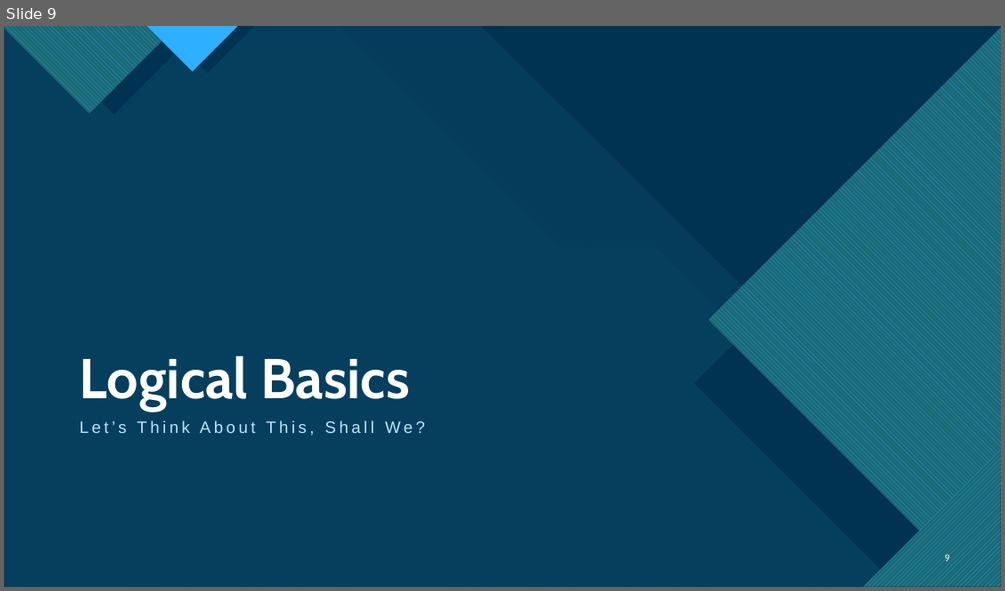
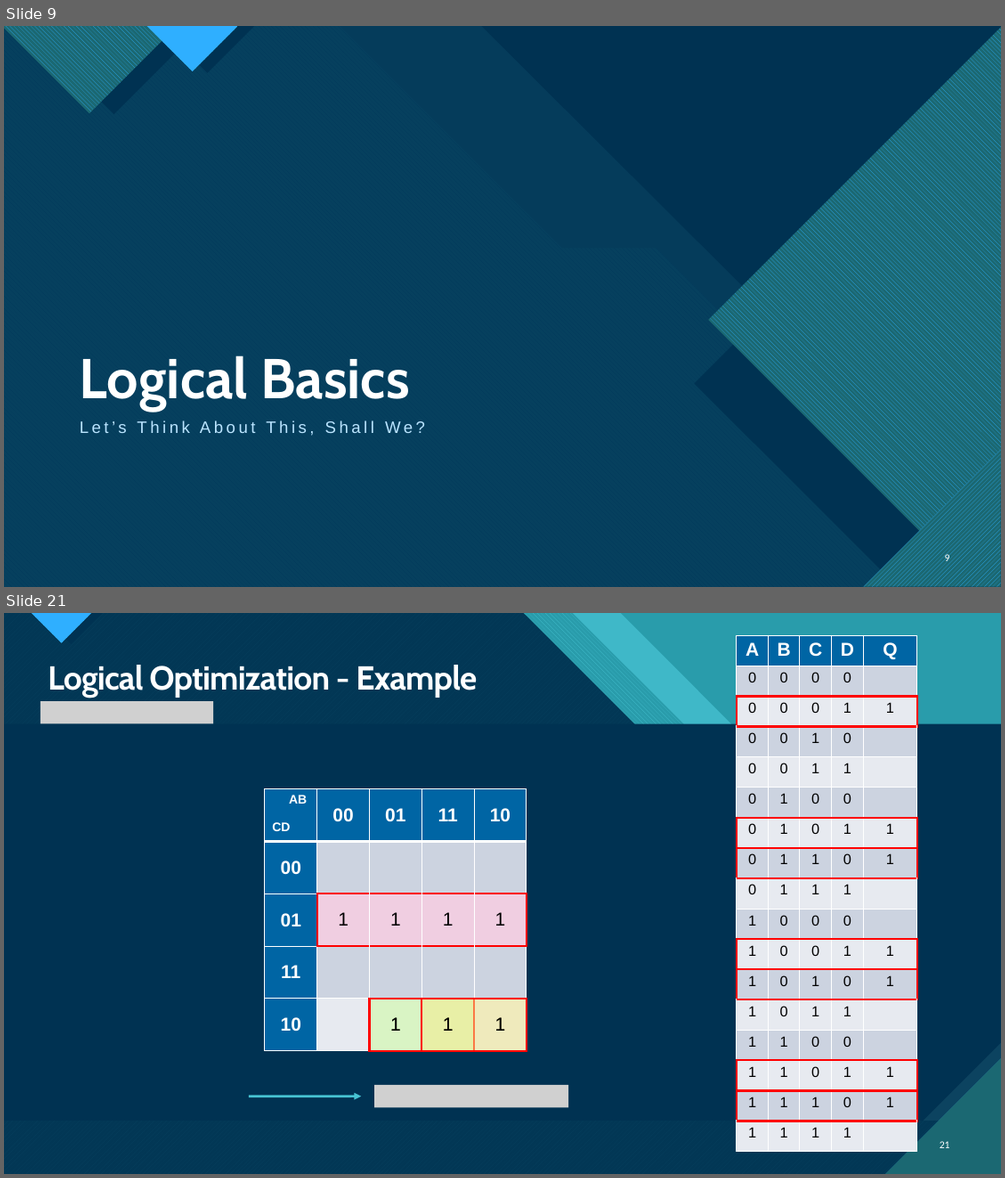
Before and after one commit to Legohead259/OCE4531-Material, a slide deck: presentations/1 - Binary Basics and Boolean Algebra.pptx. Shown one above the other, each under a label of ours: slide 9 before the commit, slides 9 and 21 after it; the slides between them are not shown. The pictures are 1005x591 and 1005x1178 pixels, drawn with LibreOffice and Linux fonts; fonts in the diff are those of the drawing; grey boxes stand for pictures. Boxes give left, top, right and bottom in pixels: in the first picture for what was removed or moved away, otherwise in the second. Text is boxed around its words. In the diff, an @@ line names an element or a change of style, - is before the commit and + after.

```diff
--- a/presentations/1 - Binary Basics and Boolean Algebra.pptx
+++ b/presentations/1 - Binary Basics and Boolean Algebra.pptx
@@ slide 21 added at bbox=[4, 613, 1001, 1174], background #47C3D3; not listed: 14 template elements that a slide beside it also shows @@
@@ rectangle added at bbox=[4, 613, 1001, 1174], fill #299CAB @@
@@ rectangle added at bbox=[4, 613, 1001, 1174], fill #299CAB @@
@@ freeform shape added at bbox=[4, 613, 1001, 1174], fill #47C3D3 at 74% opacity @@
@@ freeform shape added at bbox=[4, 613, 1001, 1174], fill pattern #47C3D3 on #1B6872 @@
@@ table added at bbox=[736, 635, 916, 1151], 17 rows, 5 columns @@
+A | B | C | D | Q
+0 | 0 | 0 | 0 | 
+0 | 0 | 0 | 1 | 1
+0 | 0 | 1 | 0 | 
+0 | 0 | 1 | 1 | 
+0 | 1 | 0 | 0 | 
+0 | 1 | 0 | 1 | 1
+0 | 1 | 1 | 0 | 1
+0 | 1 | 1 | 1 | 
+1 | 0 | 0 | 0 | 
+1 | 0 | 0 | 1 | 1
+1 | 0 | 1 | 0 | 1
+1 | 0 | 1 | 1 | 
+1 | 1 | 0 | 0 | 
+1 | 1 | 0 | 1 | 1
+1 | 1 | 1 | 0 | 1
+1 | 1 | 1 | 1 | 
@@ title added at bbox=[48, 665, 477, 697], 32 pt, text #FFFFFF, bold @@
+Logical Optimization - Example
@@ picture added at bbox=[40, 701, 213, 723] @@
@@ table added at bbox=[265, 788, 526, 1051], 5 rows, 5 columns @@
+AB / CD | 00 | 01 | 11 | 10
+00 |  |  |  | 
+01 | 1 | 1 | 1 | 1
+11 |  |  |  | 
+10 |  | 1 | 1 | 1
@@ table added at bbox=[317, 893, 526, 946], 1 rows, 4 columns @@
+1 | 1 | 1 | 1
@@ table added at bbox=[370, 998, 474, 1051], 1 rows, 2 columns @@
+1 | 1
@@ table added at bbox=[422, 998, 526, 1051], 1 rows, 2 columns @@
+1 | 1
@@ picture added at bbox=[374, 1085, 568, 1107] @@
@@ arrow added from (249, 1096) to (362, 1096), #47C3D3 2.25 pt @@
@@ page number added at bbox=[939, 1141, 950, 1148], 10 pt, text #FFFFFF @@
+21
```
Also in this commit, not shown: 1 slide changed, 12 other slides added, 1 slide removed.
